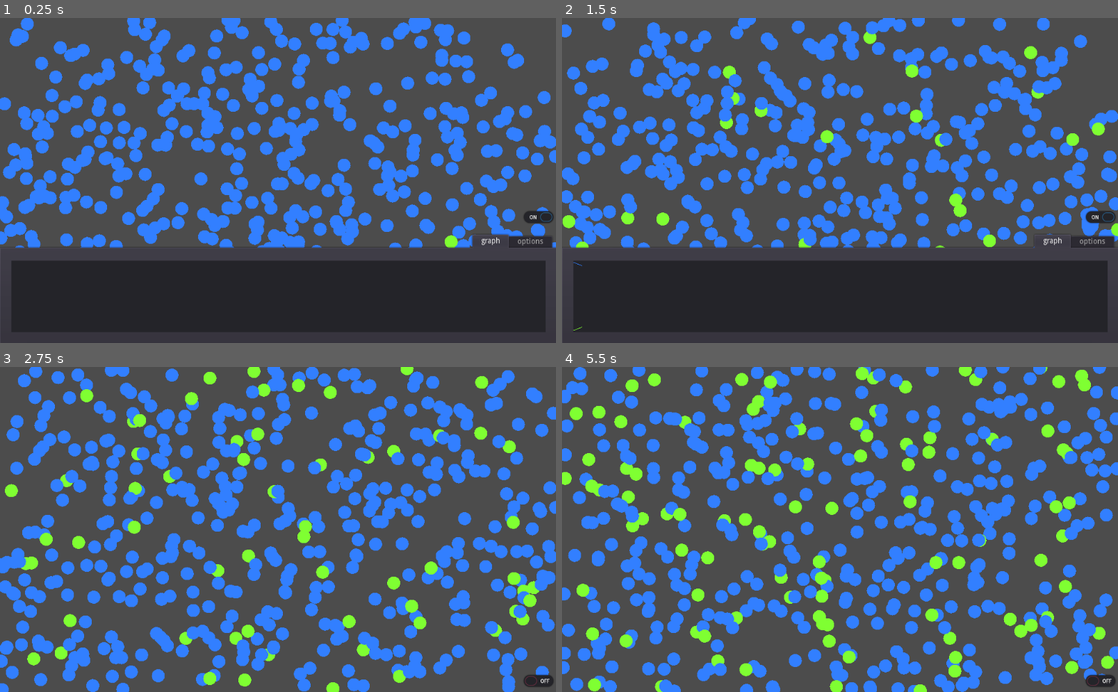
Above: before the commit, frames 1-4 (two rows, left to right).
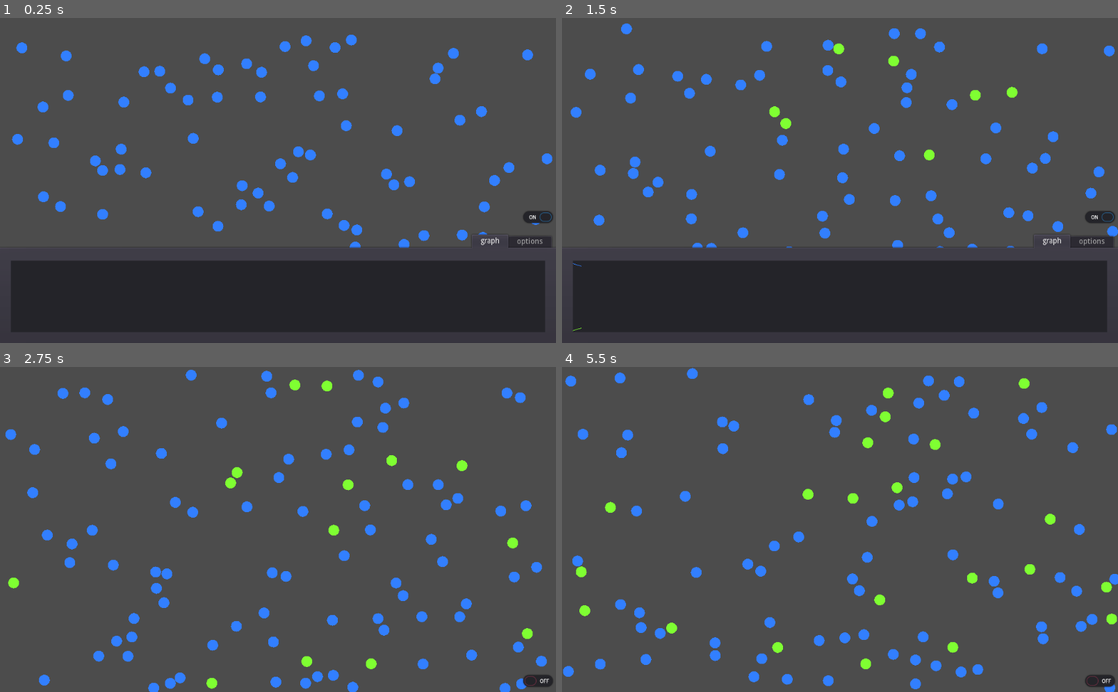
Above: after the commit, the same moments.

Repository: kiesenverseist/equilibria
Game: Godot game, scene res://main.tscn
Two runs of this game, one before a commit and one after it. Both use one fixed random seed, a clock stepped at 60 frames per second and the inputs below.
Inputs (mouse positions are in pixels of both pictures, inside the frame that each line leads up to):
- Up to frame 1 (0.25 s): no input
- Up to frame 2 (1.5 s): click (1101, 216) at 0.5 s; click (1101, 333) at 1.25 s
- Up to frame 3 (2.75 s): click (539, 565) at 2 s
- Up to frame 4 (5.5 s): no input

The runs differ from the first frame. In frame 1, 23% of the frame differs, in the area x 0-100%, y 0-71%; in frame 2, 24%; in frame 3, 34%; in frame 4, 35%, in the area x 0-100%, y 0-100%.

Commit message:
i don't know

Diff:
--- a/graph.gd
+++ b/graph.gd
@@ -17,8 +17,9 @@
 
 			for i in range(record.size()):
 
-				line.append(Vector2(rect_size.x / record_length * i,
-						rect_size.y *(1- record[i][type] / float(total))))
+				if record[i].has(type):
+					line.append(Vector2(rect_size.x / record_length * i,
+							rect_size.y *(1- record[i][type] / float(total))))
 
 
 			for i in range(1, line.size()):
--- a/main.gd
+++ b/main.gd
@@ -2,7 +2,23 @@
 
 onready var substance_pk = preload("res://substance.tscn")
 
-var key
+## congruent to the periodic table of teh elements i guess
+var key = {
+	"a" : {
+		col = Color(0.2, 0.5, 1),
+		size = 10,
+		speed = 40,
+		volatility = .04,
+		products = "b"
+	},
+	"b" : {
+		col = Color(0.5, 1, 0.2),
+		size = 10,
+		speed = 50,
+		volatility = .02,
+		products = "a"
+	}
+}
 
 var record = []
 export var record_length = 120
@@ -11,14 +27,11 @@
 
 func _ready():
 
-	key = substance_pk.instance().key
-
 	for i in range(total):
 		var substance = substance_pk.instance()
 		substance.position = Vector2($GUI.get_viewport_rect().size.x*randf(),
 				$GUI.get_viewport_rect().size.y*randf())
 		$substances.add_child(substance)
-
 
 func count():
 	var count = {}
@@ -30,7 +43,7 @@
 		if count.has(type):
 			count[type] += 1
 		else:
-			count[type] = 1
+			count[type] = 0
 
 		total += 1
 
--- a/main.tscn
+++ b/main.tscn
@@ -1,14 +1,38 @@
-[gd_scene load_steps=4 format=2]
+[gd_scene load_steps=8 format=2]
 
 [ext_resource path="res://main.gd" type="Script" id=1]
 [ext_resource path="res://GUI.gd" type="Script" id=2]
 [ext_resource path="res://graph.gd" type="Script" id=3]
 
+[sub_resource type="SegmentShape2D" id=1]
+
+custom_solver_bias = 0.0
+a = Vector2( 577.832, -119.334 )
+b = Vector2( 587.332, 518.116 )
+
+[sub_resource type="SegmentShape2D" id=5]
+
+custom_solver_bias = 0.0
+a = Vector2( -50.406, -5.40537 )
+b = Vector2( 975.032, 4.68186 )
+
+[sub_resource type="SegmentShape2D" id=3]
+
+custom_solver_bias = 0.0
+a = Vector2( 0, 0 )
+b = Vector2( -2.59998, 608.45 )
+
+[sub_resource type="SegmentShape2D" id=4]
+
+custom_solver_bias = 0.0
+a = Vector2( 896.448, 565.067 )
+b = Vector2( -138.288, 554.541 )
+
 [node name="main" type="Node" index="0"]
 
 script = ExtResource( 1 )
 record_length = 120
-total = 500
+total = 100
 
 [node name="substances" type="Node" parent="." index="0"]
 
@@ -18,8 +42,6 @@
 anchor_top = 0.0
 anchor_right = 1.0
 anchor_bottom = 1.0
-margin_left = 1.0
-margin_right = 1.0
 rect_pivot_offset = Vector2( 0, 0 )
 rect_clip_content = false
 mouse_filter = 0
@@ -27,7 +49,11 @@
 size_flags_horizontal = 1
 size_flags_vertical = 1
 script = ExtResource( 2 )
-_sections_unfolded = [ "Anchor", "Margin" ]
+_sections_unfolded = [ "Anchor", "Margin", "Rect" ]
+__meta__ = {
+"_edit_group_": true,
+"_edit_lock_": true
+}
 
 [node name="Container" type="VSplitContainer" parent="GUI" index="0"]
 
@@ -170,6 +196,36 @@
 one_shot = false
 autostart = true
 
+[node name="container" type="StaticBody2D" parent="." index="3"]
+
+input_pickable = false
+collision_layer = 1
+collision_mask = 1
+constant_linear_velocity = Vector2( 0, 0 )
+constant_angular_velocity = 0.0
+friction = 1.0
+bounce = 0.0
+
+[node name="CollisionShape2D" type="CollisionShape2D" parent="container" index="0"]
+
+position = Vector2( 445.368, 125.234 )
+shape = SubResource( 1 )
+
+[node name="CollisionShape2D2" type="CollisionShape2D" parent="container" index="1"]
+
+position = Vector2( 51.818, 4.31817 )
+shape = SubResource( 5 )
+
+[node name="CollisionShape2D3" type="CollisionShape2D" parent="container" index="2"]
+
+position = Vector2( 1.16258, -0.166084 )
+shape = SubResource( 3 )
+
+[node name="CollisionShape2D4" type="CollisionShape2D" parent="container" index="3"]
+
+position = Vector2( 135.657, 53.1432 )
+shape = SubResource( 4 )
+
 [connection signal="toggled" from="GUI/Container/Container2/CheckButton_visibility" to="GUI" method="_on_CheckButton_visibility_toggled"]
 
 [connection signal="timeout" from="Timer" to="." method="_on_Timer_timeout"]
--- a/project.godot
+++ b/project.godot
@@ -14,6 +14,10 @@
 run/main_scene="res://main.tscn"
 config/icon="res://icon.png"
 
+[physics]
+
+2d/default_gravity=0
+
 [rendering]
 
 environment/default_environment="res://default_env.tres"
--- a/substance.gd
+++ b/substance.gd
@@ -1,22 +1,7 @@
-extends Node2D
+extends RigidBody2D
 
 ## congruent to the periodic table of teh elements i guess
-var key = {
-	"a" : {
-		col = Color(0.2, 0.5, 1),
-		size = 12,
-		speed = 50,
-		volatility = .04,
-		products = "b"
-	},
-	"b" : {
-		col = Color(0.5, 1, 0.2),
-		size = 12,
-		speed = 50,
-		volatility = .02,
-		products = "a"
-	}
-}
+onready var key = $"../../".key
 
 var state = "a" #"a" if randf()<.5 else "b"
 var previous_state = state
@@ -25,11 +10,17 @@
 	update()
 	rotation = 2*PI*randf()
 
+	linear_velocity = Vector2(key[state].speed, 0).rotated(randf()*2*PI)
+
+	#physics constants
+	set_bounce(1)
+	linear_damp = 0
+
 func _process(delta):
 
-	#moveing forward
-	var move = Vector2(key[state].speed, 0)
-	position += move.rotated(rotation)*delta
+#	#moveing forward
+#	var move = Vector2(key[state].speed, 0)
+#	position += move.rotated(rotation)*delta
 
 	#random changes
 	if randf() <= key[state].volatility*delta :
@@ -39,17 +30,19 @@
 		update()
 
 	# out of bounds
-	if position.x < 0:
-		position.x = get_viewport_rect().size.x
-	if position.y <0:
-		position.y = get_viewport_rect().size.y
-	if position.x > get_viewport_rect().size.x:
-		position.x = 0
-	if position.y > get_viewport_rect().size.y:
-		position.y = 0
+#	if position.x < 0:
+#		position.x = get_viewport_rect().size.x
+#	if position.y <0:
+#		position.y = get_viewport_rect().size.y
+#	if position.x > get_viewport_rect().size.x:
+#		position.x = 0
+#	if position.y > get_viewport_rect().size.y:
+#		position.y = 0
+
+func _physics_process(delta):
+	pass
 
 
 func _draw():
-
 	#it's ... image?
 	draw_circle(Vector2(), key[state].size, key[state].col)
--- a/substance.tscn
+++ b/substance.tscn
@@ -1,10 +1,33 @@
-[gd_scene load_steps=3 format=2]
+[gd_scene load_steps=4 format=2]
 
 [ext_resource path="res://substance.gd" type="Script" id=1]
 [ext_resource path="res://test_particlesmaterial.tres" type="Material" id=2]
 
-[node name="substance" type="Node2D" index="0"]
+[sub_resource type="CircleShape2D" id=1]
 
+custom_solver_bias = 0.0
+radius = 10.0
+
+[node name="substance" type="RigidBody2D" index="0"]
+
+input_pickable = false
+collision_layer = 1
+collision_mask = 1
+mode = 0
+mass = 1.0
+friction = 1.0
+bounce = 0.0
+gravity_scale = 1.0
+custom_integrator = false
+continuous_cd = 0
+contacts_reported = 0
+contact_monitor = false
+sleeping = false
+can_sleep = true
+linear_velocity = Vector2( 0, 0 )
+linear_damp = -1.0
+angular_velocity = 0.0
+angular_damp = -1.0
 script = ExtResource( 1 )
 
 [node name="Particles2D" type="Particles2D" parent="." index="0"]
@@ -28,3 +51,7 @@
 h_frames = 1
 v_frames = 1
 _sections_unfolded = [ "Process Material" ]
+
+[node name="CollisionShape2D" type="CollisionShape2D" parent="." index="1"]
+
+shape = SubResource( 1 )
Not shown, changed: icon.png.import
